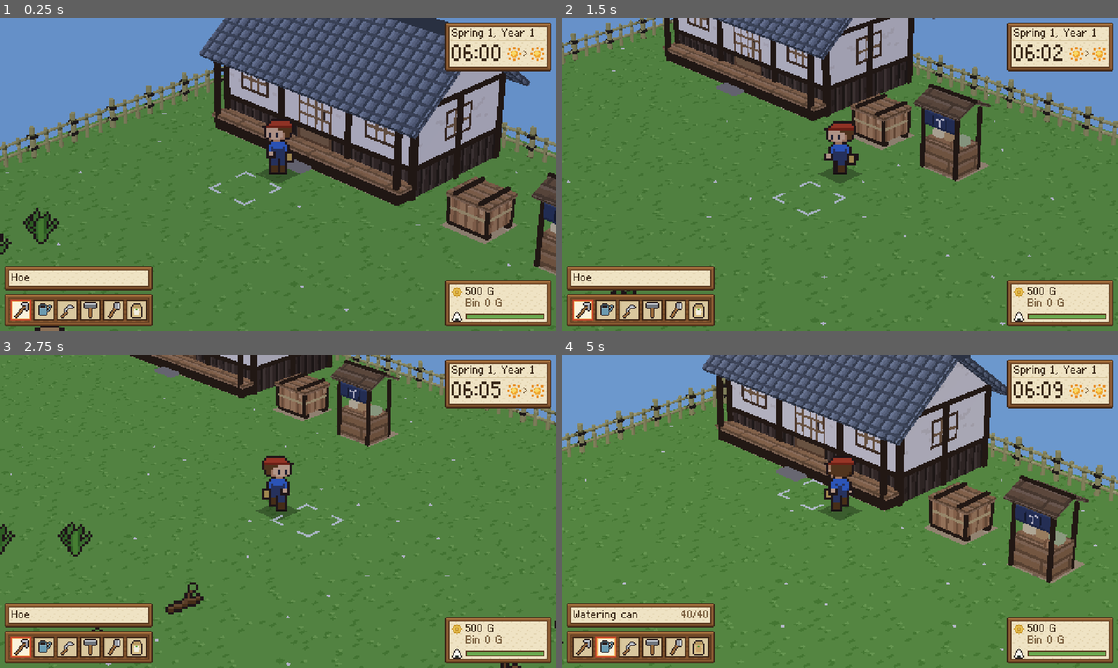
Above: before the commit, frames 1-4 (two rows, left to right).
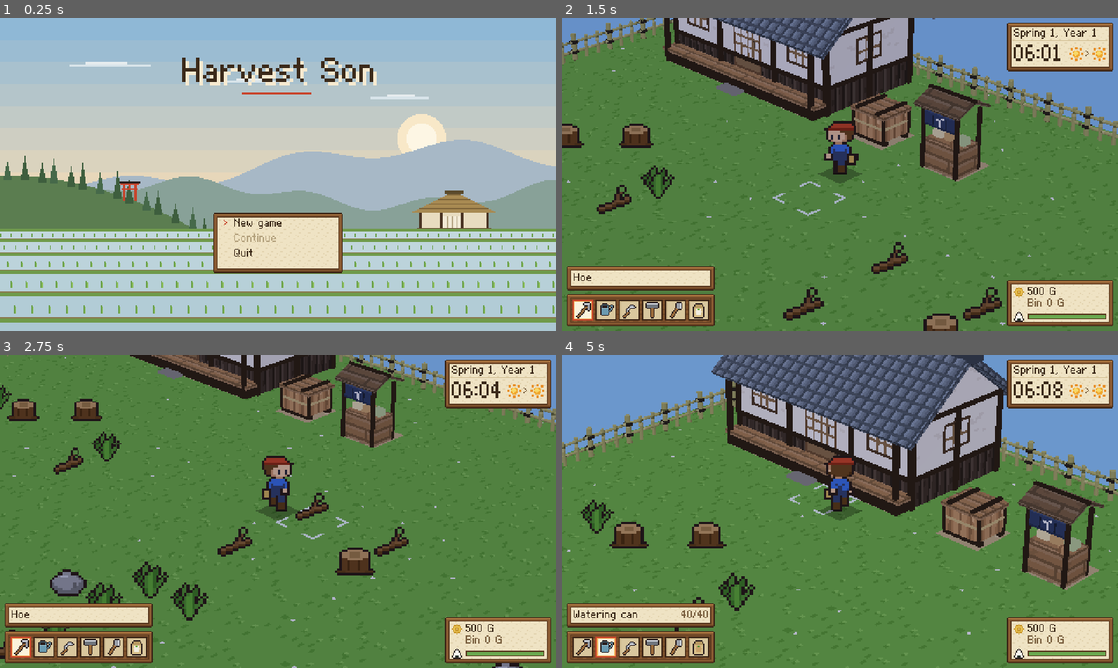
Above: after the commit, the same moments.

Repository: kitphon/son-of-harvest
Game: Godot game, scene res://scenes/title.tscn
Two runs of this game, one before a commit and one after it. Both use one fixed random seed, a clock stepped at 60 frames per second and the inputs below. Before the commit the project starts from res://scenes/main.tscn.
Inputs (mouse positions are in pixels of both pictures, inside the frame that each line leads up to):
- Up to frame 1 (0.25 s): no input
- Up to frame 2 (1.5 s): tap Enter (ui_accept) at 0.5, 0.77, 0.8, 1.07, 1.35 s; move the mouse to (962, 158) at 0.52 s; hold D (move_right) 0.53-1.28 s; hold Shift (run) 0.53-1.28 s; click (962, 158) at 0.67 s; move the mouse to (728, 190) at 1.27 s; hold S (move_down) from 1.28 s (still down); click (728, 190) at 1.42 s
- Up to frame 3 (2.75 s): tap Enter (ui_accept) at 1.52, 1.82 s; tap Shift (run) at 1.55 s; move the mouse to (333, 442) at 2.02 s; release S (move_down) at 2.03 s; hold D (move_right) from 2.03 s (still down); hold Enter (ui_accept) from 2.03 s (still down); tap E (interact) at 2.1 s; click (333, 442) at 2.17 s
- Up to frame 4 (5 s): move the mouse to (812, 574) at 2.77 s; release D (move_right) at 2.78 s; release Enter (ui_accept) at 2.78 s; hold W (move_up) 2.78-3.53 s; tap Q (next_seed) at 2.85 s; click (812, 574) at 2.92 s; tap Enter (ui_accept) at 3.02, 3.32, 3.77, 3.8, 4.07, 4.52, 4.82 s; tap Shift (run) at 3.05, 4.35 s; move the mouse to (1006, 558) at 3.52 s; hold Tab (next_tool) 3.53-4.28 s; hold A (move_left) from 3.53 s (still down); click (1006, 558) at 3.67 s; move the mouse to (673, 464) at 4.27 s; click (673, 464) at 4.42 s

The runs differ from the first frame. In frame 1, 96% of the frame differs, in the area x 0-100%, y 0-100%; in frame 2, 2.3%; in frame 3, 7.9%; in frame 4, 18%.

Commit message:
Title screen with new game / continue / quit
scenes/title.tscn is the main scene: our pixel-font name over a placeholder
morning-valley picture (title:bg) and a paper menu driven by TitleMenu.
Continue is off unless SaveGame.check() (new, validates on a scratch Game)
passes. Game.new_game() now resets every run value. The title stops the
clock and swallows keys so F5 / F9 can't fire there; -- --demo skips it.
New tests/test_title.gd; AGENTS.md / README list it.

Agent: Claude Code (claude-opus-5-5)

Co-Authored-By: Claude Opus 5.5 <noreply@anthropic.com>

Diff:
--- a/project.godot
+++ b/project.godot
@@ -12,7 +12,7 @@
 
 config/name="Harvest Son"
 config/description="A farming life-sim prototype."
-run/main_scene="res://scenes/main.tscn"
+run/main_scene="res://scenes/title.tscn"
 config/features=PackedStringArray("4.7", "GL Compatibility")
 
 [autoload]
--- /dev/null
+++ b/scenes/title.tscn
@@ -0,0 +1,12 @@
+[gd_scene load_steps=2 format=3]
+
+[ext_resource type="Script" path="res://scripts/ui/title_screen.gd" id="1_title"]
+
+[node name="Title" type="Control"]
+layout_mode = 3
+anchors_preset = 15
+anchor_right = 1.0
+anchor_bottom = 1.0
+grow_horizontal = 2
+grow_vertical = 2
+script = ExtResource("1_title")
--- a/scripts/art/placeholder_art.gd
+++ b/scripts/art/placeholder_art.gd
@@ -33,6 +33,8 @@
 			return _fx(parts[1])
 		"ui":       # ui:<frame|slot|weather|tool|seeds|coin|stamina>:<kind>, HUD pieces
 			return _ui(parts[1], parts[2] if parts.size() > 2 else "")
+		"title":    # title:bg, the title screen picture (480 x 270)
+			return _title_bg()
 	return _draw(16, 16, [[0, 0, 16, 16, "ff00ff"]])
 
 
@@ -747,3 +749,95 @@
 		_:
 			return _draw(14, 14, [[0, 0, 14, 14, "ff00ff"]])
 	return _outline(img)
+
+
+## The title screen: an early morning over a satoyama valley. Banded sky with a pale sun,
+## two hazy mountain ridges, a cedar hill with a small torii on the left, a thatched farm
+## house on the right, and flooded rice paddies with young seedlings in front.
+const TITLE_SIZE := Vector2i(480, 270)
+
+
+static func _title_bg() -> Image:
+	var w := TITLE_SIZE.x
+	var h := TITLE_SIZE.y
+	var img := _blank(w, h)
+	var top := Color("8fb8d6")
+	var glow := Color("f4dcb6")
+	for y in 170:
+		var t := floorf(float(y) / 170.0 * 9.0) / 8.0   # 9 bands, no smooth gradient
+		_px(img, 0, y, w, 1, top.lerp(glow, t))
+	_oval(img, 364, 104, 21, 21, Color("f8e8c8"))
+	_oval(img, 364, 104, 13, 13, Color("fdf6e4"))
+	for i in 3:   # thin morning clouds
+		_px(img, 60 + i * 130, 40 + i * 14, 70 - i * 10, 2, Color("d8e4ea"))
+		_px(img, 74 + i * 130, 38 + i * 14, 36 - i * 6, 2, Color("e6ecee"))
+
+	_ridge(img, Color("a7b8c6"), func(x: float): return 128.0 + 16.0 * sin(x * 0.011 + 0.6) + 7.0 * sin(x * 0.043))
+	_ridge(img, Color("88a198"), func(x: float): return 152.0 + 10.0 * sin(x * 0.017 + 2.1) + 5.0 * sin(x * 0.061 + 1.0))
+	# The cedar hill on the left, cedars as small dark triangles along its top.
+	var hill := func(x: float): return 136.0 + pow(x / 190.0, 2.0) * 60.0
+	_ridge(img, Color("5b7d50"), hill)
+	for i in 14:
+		var cx := 6 + i * 13 + (i * 7) % 5
+		var base := int(hill.call(float(cx))) + 4
+		var tall := 16 + (i * 5) % 9
+		for r in tall:
+			var half := r * 4 / tall
+			_px(img, cx - half, base - tall + r, half * 2 + 1, 1, Color("3e5e3e") if i % 3 else Color("46694a"))
+	_torii(img, 112, int(hill.call(112.0)) + 2)
+	_farm_house(img, 392, 182)
+
+	# Rice paddies: levee lines further apart nearer the eye, water showing the sky.
+	_px(img, 0, 182, w, h - 182, Color("6f9a4a"))
+	var y := 184
+	var gap := 6
+	var row := 0
+	while y < h:
+		var water := Color("c3d8de").lerp(Color("a9c6d2"), float(y - 184) / float(h - 184))
+		_px(img, 0, y, w, gap, water)
+		var step := 6 + gap / 2
+		for x in range((row * 3) % step, w, step):   # seedling tufts
+			_px(img, x, y + gap / 2 - 1, 1, maxi(gap / 3, 1) + 1, Color("6aa04a"))
+			if gap > 9:
+				_px(img, x + 1, y + gap / 2, 1, gap / 3, Color("8cbf5a"))
+		_px(img, 0, y + gap, w, 1, Color("8a7a50"))
+		_px(img, 0, y + gap + 1, w, 1 + gap / 6, Color("6f9a4a"))
+		y += gap + 2 + gap / 6
+		gap += 3
+		row += 1
+	return img
+
+
+## Fills from a ridge line (y for each x) down to the bottom.
+static func _ridge(img: Image, c: Color, line: Callable) -> void:
+	for x in img.get_width():
+		var top := int(line.call(float(x)))
+		if top < img.get_height():
+			_px(img, x, top, 1, img.get_height() - top, c)
+
+
+static func _torii(img: Image, cx: int, base: int) -> void:
+	var red := UI_SEAL
+	var dark := Color("2a1e1e")
+	_px(img, cx - 6, base - 15, 2, 15, red)
+	_px(img, cx + 4, base - 15, 2, 15, red)
+	_px(img, cx - 9, base - 17, 18, 2, dark)    # the top beam, a little wider
+	_px(img, cx - 8, base - 15, 16, 1, red)
+	_px(img, cx - 7, base - 11, 14, 1, red)     # the lower tie beam
+	_px(img, cx - 1, base - 15, 2, 4, red)
+
+
+static func _farm_house(img: Image, cx: int, base: int) -> void:
+	var thatch := Color("a88a52")
+	var thatch_dark := Color("7e653a")
+	for r in 16:   # a steep thatched roof
+		var half := 6 + r * 2
+		_px(img, cx - half, base - 30 + r, half * 2, 1, thatch if r % 4 else thatch_dark)
+	_px(img, cx - 8, base - 33, 16, 3, Color("5a4a2c"))   # ridge cap
+	_px(img, cx - 30, base - 14, 60, 14, Color("e8dcc0"))  # plaster walls
+	for x in [cx - 30, cx - 12, cx + 6, cx + 28]:
+		_px(img, x, base - 14, 2, 14, Color("4a3424"))     # posts
+	_px(img, cx - 10, base - 11, 16, 11, Color("f2ead6"))  # shoji
+	for x in [cx - 6, cx - 2, cx + 2]:
+		_px(img, x, base - 11, 1, 11, Color("b8a888"))
+	_px(img, cx - 32, base - 1, 64, 2, Color("6a4e34"))    # engawa
--- a/scripts/autoload/game.gd
+++ b/scripts/autoload/game.gd
@@ -51,7 +51,23 @@
 	new_game()
 
 
+## A fresh run: every value back to the start and a newly laid-out farm, so nothing from an
+## earlier game in the same session is left over. New run state belongs in this list too.
 func new_game() -> void:
+	year = 1
+	season = 0
+	day = 1
+	hour = 6
+	minute = 0
+	weather_today = "sunny"
+	money = 500
+	bin_total = 0
+	max_stamina = 100
+	stamina = max_stamina
+	water = WATER_MAX
+	tool_index = 0
+	seed_index = 0
+	_accum = 0.0
 	farm = FarmGrid.new(crops)
 	farm.generate(rng)
 	bag = {"seeds:turnip": 2, "seeds:potato": 1}
--- a/scripts/save/save_game.gd
+++ b/scripts/save/save_game.gd
@@ -21,20 +21,42 @@
 
 ## Returns "" when loaded, else what was wrong (and the game is unchanged).
 static func read(game, path := SLOT) -> String:
+	var parsed := _parse(path)
+	if parsed[0] != "":
+		return parsed[0]
+	return game.from_dict(parsed[1])
+
+
+## Would `read` succeed? Returns "" or what is wrong, without touching `game`: the file is
+## loaded into a scratch Game that shares only the crop data, then thrown away.
+static func check(game, path := SLOT) -> String:
+	var parsed := _parse(path)
+	if parsed[0] != "":
+		return parsed[0]
+	var scratch: Node = game.get_script().new()
+	scratch.crops = game.crops
+	scratch.farm = FarmGrid.new(game.crops)
+	var err: String = scratch.from_dict(parsed[1])
+	scratch.free()
+	return err
+
+
+## [error, the saved game's dictionary] read from the file, error "" when it is usable.
+static func _parse(path: String) -> Array:
 	if not FileAccess.file_exists(path):
-		return "No saved game"
+		return ["No saved game", null]
 	var json := JSON.new()
 	if json.parse(FileAccess.get_file_as_string(path)) != OK or not json.data is Dictionary:
-		return "The save file is broken"
+		return ["The save file is broken", null]
 	var data: Dictionary = json.data
 	var version = whole(data.get("version"), 1, 1 << 30)
 	if version == null:
-		return "The save file has no version"
+		return ["The save file has no version", null]
 	if version > VERSION:
-		return "The save file is from a newer version (%d)" % version
+		return ["The save file is from a newer version (%d)" % version, null]
 	if not data.get("game") is Dictionary:
-		return "The save file is broken"
-	return game.from_dict(data.game)
+		return ["The save file is broken", null]
+	return ["", data.game]
 
 
 ## A whole number in [lo, hi] from parsed JSON (numbers come back as floats), else null.
--- /dev/null
+++ b/scripts/ui/title_menu.gd
@@ -0,0 +1,45 @@
+class_name TitleMenu
+extends RefCounted
+## The title screen's choices and cursor, without any drawing, so headless tests can check
+## it. Continue is only on when the save slot holds a file that would load.
+
+const ITEMS: Array[String] = ["new", "continue", "quit"]
+const LABELS := {"new": "New game", "continue": "Continue", "quit": "Quit"}
+
+var enabled := {"new": true, "continue": false, "quit": true}
+var cursor := 0
+var why_no_continue := ""   # SaveGame.check's answer when Continue is off
+
+
+## The menu for the save at `path`; the cursor starts on Continue when there is one.
+static func make(game, path := SaveGame.SLOT) -> TitleMenu:
+	var m := TitleMenu.new()
+	m.why_no_continue = SaveGame.check(game, path)
+	m.enabled.continue = m.why_no_continue == ""
+	m.cursor = ITEMS.find("continue") if m.enabled.continue else 0
+	return m
+
+
+func current() -> String:
+	return ITEMS[cursor]
+
+
+## Moves the cursor up (-1) or down (+1), wrapping round and skipping items that are off.
+func move(step: int) -> void:
+	for i in ITEMS.size():
+		cursor = posmod(cursor + step, ITEMS.size())
+		if enabled[current()]:
+			return
+
+
+## Puts the cursor on `item` (the mouse pointing at it); items that are off are skipped.
+func point(item: String) -> bool:
+	if not enabled.get(item, false):
+		return false
+	cursor = ITEMS.find(item)
+	return true
+
+
+## The item to carry out now, or "" when the one under the cursor is off.
+func choose() -> String:
+	return current() if enabled[current()] else ""
--- /dev/null
+++ b/scripts/ui/title_screen.gd
@@ -0,0 +1,145 @@
+extends Control
+## The title screen: the game's name over a quiet morning valley and a paper-and-wood menu
+## (New game / Continue / Quit). Arrows or W / S move, Enter / Space choose; the mouse
+## points and clicks. The choices themselves live in TitleMenu. With `-- --demo` it goes
+## straight to the field, so screenshots and smoke runs still start there.
+
+const FIELD_SCENE := "res://scenes/main.tscn"
+const TITLE := "Harvest Son"
+const TITLE_SCALE := 3
+const MENU := Rect2i(184, 168, 112, 52)
+const ROW_H := 13
+const INK_OFF := Color("b4a27e")
+
+var menu: TitleMenu
+var _rows: Array[Label] = []
+var _mark: Label
+var _note: Label
+
+
+func _ready() -> void:
+	Game.clock_running = false   # no time passes on the title screen
+	if "--demo" in OS.get_cmdline_user_args():
+		_start.call_deferred()
+		return
+	menu = TitleMenu.make(Game)
+
+	var bg := TextureRect.new()
+	bg.texture = PlaceholderArt.tex("title:bg")
+	bg.mouse_filter = Control.MOUSE_FILTER_IGNORE
+	add_child(bg)
+
+	var title_w := PixelFont.width(TITLE) * TITLE_SCALE
+	var title_pos := Vector2i((PlaceholderArt.TITLE_SIZE.x - title_w) / 2, 34)
+	var shadow := _label(self, title_pos + Vector2i(TITLE_SCALE, TITLE_SCALE), Color("f6ead0"))
+	shadow.text = TITLE
+	shadow.scale = Vector2.ONE * TITLE_SCALE
+	var title := _label(self, title_pos, Hud.INK)
+	title.text = TITLE
+	title.scale = Vector2.ONE * TITLE_SCALE
+	var rule := ColorRect.new()   # a vermilion stroke under the name, like a brush mark
+	rule.color = PlaceholderArt.UI_SEAL
+	rule.position = Vector2(title_pos.x + title_w / 2 - 30, title_pos.y + 30)
+	rule.size = Vector2(60, 2)
+	add_child(rule)
+
+	var box := _box(MENU)
+	for i in TitleMenu.ITEMS.size():
+		var item: String = TitleMenu.ITEMS[i]
+		var row := _label(box, Vector2i(18, 5 + i * ROW_H))
+		row.text = TitleMenu.LABELS[item]
+		row.size = Vector2(MENU.size.x - 22, ROW_H)
+		row.mouse_filter = Control.MOUSE_FILTER_STOP
+		row.mouse_entered.connect(func(): if menu.point(item): _refresh())
+		row.gui_input.connect(_on_row_input.bind(item))
+		_rows.append(row)
+	_mark = _label(box, Vector2i(9, 5), PlaceholderArt.UI_SEAL)
+	_mark.text = ">"
+	_note = _label(self, Vector2i(0, MENU.end.y + 8), Hud.INK_SOFT)
+	_note.visible = false
+	if menu.why_no_continue != "" and FileAccess.file_exists(SaveGame.SLOT):
+		_say("The saved game can't be loaded: " + menu.why_no_continue)
+	_refresh()
+
+
+func _label(parent: Control, pos: Vector2i, color := Hud.INK) -> Label:
+	var l := Label.new()
+	l.position = pos
+	l.mouse_filter = Control.MOUSE_FILTER_IGNORE
+	l.add_theme_font_override("font", PixelFont.font())
+	l.add_theme_font_size_override("font_size", PixelFont.size())
+	l.add_theme_color_override("font_color", color)
+	parent.add_child(l)
+	return l
+
+
+func _box(r: Rect2i) -> NinePatchRect:
+	var b := NinePatchRect.new()
+	b.texture = PlaceholderArt.tex("ui:frame:paper")
+	for side in [SIDE_LEFT, SIDE_TOP, SIDE_RIGHT, SIDE_BOTTOM]:
+		b.set_patch_margin(side, Hud.NINE_MARGIN)
+	b.axis_stretch_horizontal = NinePatchRect.AXIS_STRETCH_MODE_TILE
+	b.axis_stretch_vertical = NinePatchRect.AXIS_STRETCH_MODE_TILE
+	b.position = r.position
+	b.size = r.size
+	b.mouse_filter = Control.MOUSE_FILTER_IGNORE
+	add_child(b)
+	return b
+
+
+func _refresh() -> void:
+	for i in _rows.size():
+		var item: String = TitleMenu.ITEMS[i]
+		_rows[i].add_theme_color_override("font_color", Hud.INK if menu.enabled[item] else INK_OFF)
+	_mark.position.y = 5 + menu.cursor * ROW_H
+
+
+# Keys are taken here, before Game's F5 / F9, so nothing saves or loads on the title screen.
+func _input(event: InputEvent) -> void:
+	if menu == null or not event is InputEventKey:
+		return
+	get_viewport().set_input_as_handled()
+	if event.is_action_pressed("ui_up") or event.is_action_pressed("move_up"):
+		menu.move(-1)
+		_refresh()
+	elif event.is_action_pressed("ui_down") or event.is_action_pressed("move_down"):
+		menu.move(1)
+		_refresh()
+	elif event.is_action_pressed("ui_accept"):
+		_do(menu.choose())
+
+
+func _on_row_input(event: InputEvent, item: String) -> void:
+	if event is InputEventMouseButton and event.pressed and event.button_index == MOUSE_BUTTON_LEFT:
+		if menu.point(item):
+			_refresh()
+			_do(menu.choose())
+
+
+func _do(item: String) -> void:
+	match item:
+		"new":
+			Game.new_game()
+			_start()
+		"continue":
+			var err := SaveGame.read(Game)
+			if err != "":   # the file changed since the menu was made
+				menu.enabled.continue = false
+				menu.move(1)
+				_say("Could not load: " + err)
+				return
+			_start()
+		"quit":
+			get_tree().quit()
+
+
+func _say(text: String) -> void:
+	_note.text = text
+	_note.position.x = (PlaceholderArt.TITLE_SIZE.x - PixelFont.width(text)) / 2
+	_note.visible = true
+	_refresh()
+
+
+func _start() -> void:
+	Game.clock_running = true
+	get_tree().change_scene_to_file(FIELD_SCENE)
--- /dev/null
+++ b/tests/test_title.gd
@@ -0,0 +1,132 @@
+extends SceneTree
+## Headless title screen checks (TitleMenu, SaveGame.check, Game.new_game). Run:
+##   Godot_v4.7.2-stable_win64_console.exe --headless --path . --script res://tests/test_title.gd
+
+const PATH := "user://test_title.json"
+
+var failures := 0
+
+
+func _init() -> void:
+	var crops: Dictionary = JSON.parse_string(FileAccess.get_file_as_string("res://data/crops.json"))
+	var game_script: GDScript = load("res://scripts/autoload/game.gd")
+	var g: Node = game_script.new()
+	g.crops = crops
+	g.rng.seed = 7
+	g.new_game()
+	_remove()
+
+	# No save: Continue off, the cursor on New game, and it skips Continue both ways.
+	var m := TitleMenu.make(g, PATH)
+	check(not m.enabled.continue, "no file: continue off")
+	check(m.why_no_continue == "No saved game", "no file: says why (%s)" % m.why_no_continue)
+	check(m.current() == "new", "no file: cursor on new game")
+	m.move(1)
+	check(m.current() == "quit", "down skips continue")
+	m.move(1)
+	check(m.current() == "new", "down wraps to new game")
+	m.move(-1)
+	check(m.current() == "quit", "up wraps to quit")
+	m.move(-1)
+	check(m.current() == "new", "up skips continue")
+	check(not m.point("continue") and m.current() == "new", "the mouse can't point at continue")
+	check(m.point("quit") and m.choose() == "quit", "pointing and choosing quit")
+	m.cursor = TitleMenu.ITEMS.find("continue")
+	check(m.choose() == "", "choosing an item that is off does nothing")
+
+	# Files that would not load keep Continue off.
+	var good := JSON.stringify({"version": 1, "game": g.to_dict()})
+	var bad_day: Dictionary = g.to_dict()
+	bad_day.day = 99
+	var bad_crop: Dictionary = g.to_dict()
+	bad_crop.farm.cells[300].crop = "melon_from_nowhere"
+	var broken := {
+		"empty": "",
+		"not json": "{ this is not json",
+		"cut off": good.substr(0, good.length() / 2),
+		"no version": JSON.stringify({"game": g.to_dict()}),
+		"newer version": JSON.stringify({"version": 2, "game": g.to_dict()}),
+		"bad day": JSON.stringify({"version": 1, "game": bad_day}),
+		"unknown crop": JSON.stringify({"version": 1, "game": bad_crop}),
+	}
+	for what in broken:
+		_put(broken[what])
+		m = TitleMenu.make(g, PATH)
+		check(not m.enabled.continue and m.why_no_continue != "", "broken file (%s): continue off" % what)
+		check(m.current() == "new", "broken file (%s): cursor on new game" % what)
+
+	# A good save: Continue on and chosen first; checking it doesn't load it.
+	var saved: Node = game_script.new()
+	saved.crops = crops
+	saved.rng.seed = 3
+	saved.new_game()
+	saved.day = 12
+	saved.money = 2345
+	saved.farm.till(Vector2i(10, 10))
+	check(SaveGame.write(saved, PATH) == "", "wrote a save")
+	var before: Dictionary = g.to_dict()
+	m = TitleMenu.make(g, PATH)
+	check(m.enabled.continue and m.why_no_continue == "", "good file: continue on (%s)" % m.why_no_continue)
+	check(m.current() == "continue" and m.choose() == "continue", "good file: cursor on continue")
+	check(g.to_dict() == before, "checking the save changed nothing")
+	m.move(1)
+	check(m.current() == "quit", "down from continue is quit")
+	m.move(1)
+	m.move(1)
+	check(m.current() == "continue", "continue can be reached again")
+	check(SaveGame.read(g, PATH) == "" and g.to_dict() == saved.to_dict(), "continue loads the save")
+
+	# New game: nothing from the game before is left, whatever was changed.
+	g.rng.seed = 11
+	g.new_game()
+	var fresh: Dictionary = g.to_dict()
+	check(fresh.year == 1 and fresh.season == 0 and fresh.day == 1 and fresh.hour == 6 and fresh.minute == 0, "new game: first morning")
+	check(fresh.money == 500 and fresh.bin_total == 0 and fresh.stamina == 100 and fresh.max_stamina == 100, "new game: money and stamina")
+	check(fresh.tool == "hoe" and fresh.water == g.WATER_MAX, "new game: hoe in hand, full can")
+	check(fresh.bag == {"seeds:turnip": 2, "seeds:potato": 1}, "new game: starting bag")
+	check(SaveGame.read(g, PATH) == "", "loaded the save again")
+	g.year = 3
+	g.season = 2
+	g.hour = 1
+	g.minute = 59
+	g.weather_today = "storm"
+	g.bin_total = 99
+	g.max_stamina = 150
+	g.stamina = 3
+	g.water = 0
+	g.tool_index = 4
+	g.seed_index = 2
+	g.bag["turnip"] = 5
+	g._accum = 0.4
+	var old_farm: FarmGrid = g.farm
+	g.rng.seed = 11
+	g.new_game()
+	check(g.to_dict() == fresh, "new game after a played game equals a fresh one")
+	check(g.farm != old_farm and g._accum == 0.0, "new game: a new farm and a clean clock")
+	var tilled := 0
+	for d in g.farm.cells:
+		tilled += int(d.tilled or d.crop != "")
+	check(tilled == 0, "new game: no tilled soil or crops")
+
+	_remove()
+	g.free()
+	saved.free()
+	print("test_title: %s (%d failed)" % ["OK" if failures == 0 else "FAILED", failures])
+	quit(1 if failures else 0)
+
+
+func _put(text: String) -> void:
+	var file := FileAccess.open(PATH, FileAccess.WRITE)
+	file.store_string(text)
+	file.close()
+
+
+func _remove() -> void:
+	if FileAccess.file_exists(PATH):
+		DirAccess.remove_absolute(ProjectSettings.globalize_path(PATH))
+
+
+func check(ok: bool, what: String) -> void:
+	if not ok:
+		failures += 1
+		print("FAIL: " + what)
Not shown, added: scripts/ui/title_menu.gd.uid
Not shown, added: scripts/ui/title_screen.gd.uid
Not shown, added: tests/test_title.gd.uid
Not shown, changed: AGENTS.md
Not shown, changed: ROADMAP.md
Not shown, changed: WORKLOG.md
